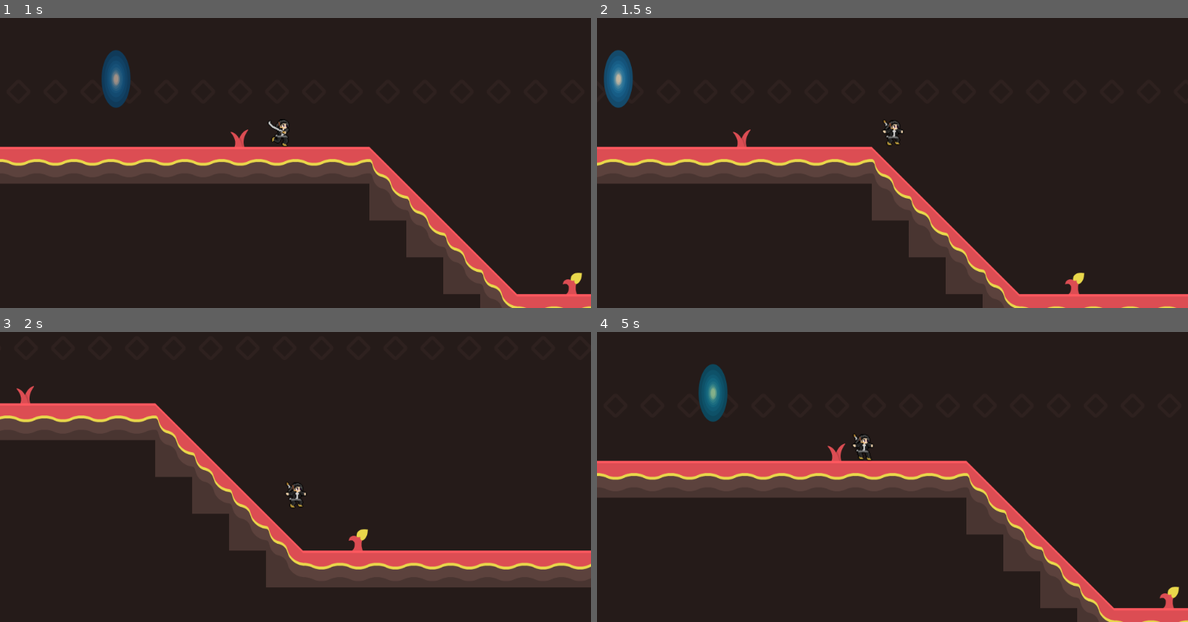
Above: before the commit, frames 1-4 (two rows, left to right).
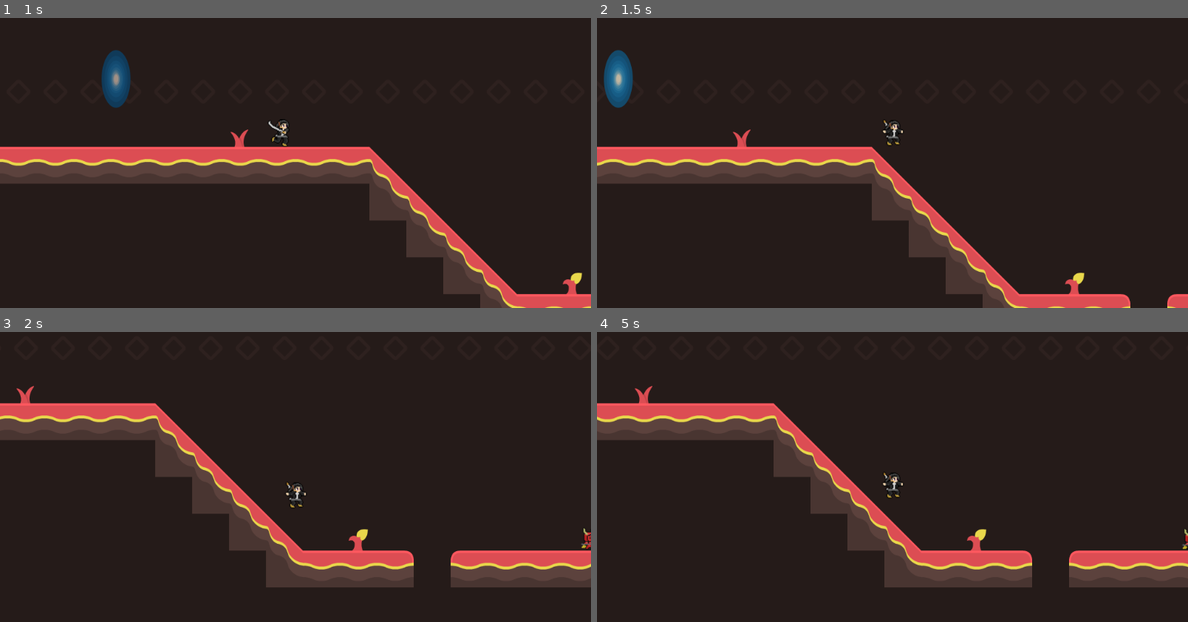
Above: after the commit, the same moments.

Repository: Lukasj892/04-2D-Platformer
Game: Godot game, scene res://Levels/Level1.tscn
Same seed, same stepped clock (60 frames per second), same inputs: the game is played once before the commit and once after it.
Inputs:
- Up to frame 1 (1 s): tap Space (attack) at 0.6 s; tap W (jump) at 0.77 s
- Up to frame 2 (1.5 s): tap Space (attack) at 1.35 s
- Up to frame 3 (2 s): tap W (jump) at 1.52 s
- Up to frame 4 (5 s): tap Space (attack) every 0.75 s from 2.1 to 4.35 s; tap W (jump) at 3.02, 3.77, 4.52 s

Frame 1 is identical in both runs. In frame 2, 0.3% of the frame differs, in the area x 88-98%, y 95-100%; in frame 3, 0.9%; in frame 4, 25%, in the area x 0-100%, y 10-100%.

Commit message:
Ver 2
Added an Enemy (Same from the Unity Version). Enemy can kill and be killed.

Diff:
--- /dev/null
+++ b/Enemy/Lancer.gd
@@ -0,0 +1,37 @@
+extends KinematicBody2D
+
+var is_moving_left = true
+
+var gravity = 32
+var velocity = Vector2.ZERO
+
+var speed = 256
+
+# warning-ignore:unused_argument
+func _physics_process(delta):
+	MoveCharacter()
+	DetectTurnAround()
+
+func MoveCharacter():
+	if is_moving_left:
+		velocity.x = -speed
+	else:
+		velocity.x = speed
+
+	velocity.y += gravity
+
+	velocity = move_and_slide(velocity, Vector2.UP)
+
+func DetectTurnAround():
+	if not $RayCast2D.is_colliding() and is_on_floor():
+		if is_moving_left:
+			is_moving_left = false
+		else:
+			is_moving_left = true
+		scale.x = -scale.x
+		print("Enemy turn around pls.")
+
+
+func _on_DetectPlayer_body_entered(body): #Connected to DetectPlayer (Area2D object)
+	if body.name == "Player":
+		get_tree().reload_current_scene()
--- /dev/null
+++ b/Enemy/Lancer.tscn
@@ -0,0 +1,48 @@
+[gd_scene load_steps=7 format=2]
+
+[ext_resource path="res://Enemy/Lancer.gd" type="Script" id=1]
+[ext_resource path="res://Assets/Lancer/LancerLeft.png" type="Texture" id=2]
+[ext_resource path="res://Assets/Lancer/LancerLeft2.png" type="Texture" id=3]
+
+[sub_resource type="SpriteFrames" id=1]
+animations = [ {
+"frames": [ ExtResource( 3 ), ExtResource( 2 ) ],
+"loop": true,
+"name": "Move",
+"speed": 12.0
+} ]
+
+[sub_resource type="RectangleShape2D" id=2]
+extents = Vector2( 15.5, 13.5 )
+
+[sub_resource type="RectangleShape2D" id=3]
+extents = Vector2( 10.5, 15 )
+
+[node name="Lancer" type="KinematicBody2D"]
+collision_layer = 2
+script = ExtResource( 1 )
+
+[node name="AnimatedSprite" type="AnimatedSprite" parent="."]
+scale = Vector2( 1.5, 1.5 )
+frames = SubResource( 1 )
+animation = "Move"
+frame = 1
+playing = true
+
+[node name="CollisionShape2D" type="CollisionShape2D" parent="."]
+position = Vector2( 0.5, 3.75 )
+scale = Vector2( 1.5, 1.5 )
+shape = SubResource( 2 )
+
+[node name="RayCast2D" type="RayCast2D" parent="."]
+position = Vector2( -27, -6 )
+enabled = true
+cast_to = Vector2( 0, 115 )
+
+[node name="DetectPlayer" type="Area2D" parent="."]
+
+[node name="CollisionShape2D" type="CollisionShape2D" parent="DetectPlayer"]
+position = Vector2( -12.5, 3 )
+shape = SubResource( 3 )
+
+[connection signal="body_entered" from="DetectPlayer" to="." method="_on_DetectPlayer_body_entered"]
--- a/Levels/Level1.tscn
+++ b/Levels/Level1.tscn
@@ -7,6 +7,7 @@
 [ext_resource path="res://Levels/Camera.tscn" type="PackedScene" id=5]
 [ext_resource path="res://Assets/Tiles.png" type="Texture" id=6]
 [ext_resource path="res://Levels/Spawn.gd" type="Script" id=7]
+[ext_resource path="res://Enemy/Lancer.tscn" type="PackedScene" id=8]
 
 [sub_resource type="TileSet" id=1]
 0/name = "Tiles.png 0"
@@ -464,7 +465,7 @@
 tile_set = SubResource( 13 )
 collision_friction = 0.0
 format = 1
-tile_data = PoolIntArray( -65550, 0, 0, 393215, 0, 0, 327680 …(400 unchanged characters)…  0, 589838, 1, 0, 589839, 1, 0, 589840, 1, 0, 589841, 1, 0, 589842, 1, 0, 589843, 1, 0, 589844, 1, 0, 589845, 1, 0, 589846, 1, 0, 589847, 1, 0, 589848, 2, 0, 589850, 4, 0, 589851, 5, 0, 589852, 6, 0, 589854, 3, 0, 589856, 0, 0, 589857, 1, 0, 589858, 1, 0, 589859, 1, 0, 589860, 1, 0, 589861, 1, 0, 589862, …(175 unchanged characters)…
+tile_data = PoolIntArray( -65550, 0, 0, 393215, 0, 0, 327680 …(400 unchanged characters)…  0, 589838, 1, 0, 589839, 1, 0, 589840, 2, 0, 589842, 0, 0, 589843, 1, 0, 589844, 1, 0, 589845, 1, 0, 589846, 1, 0, 589847, 1, 0, 589848, 1, 0, 589849, 1, 0, 589850, 1, 0, 589851, 1, 0, 589852, 1, 0, 589853, 1, 0, 589854, 1, 0, 589855, 1, 0, 589856, 1, 0, 589857, 2, 0, 589859, 0, 0, 589860, 1, 0, 589861, 1, 0, 589862, …(175 unchanged characters)…
 
 [node name="Foreground" type="TileMap" parent="."]
 tile_set = SubResource( 14 )
@@ -477,4 +478,7 @@
 [node name="Camera" parent="." instance=ExtResource( 5 )]
 process_mode = 0
 
+[node name="Lancer" parent="." instance=ExtResource( 8 )]
+position = Vector2( 1459, 551 )
+
 [connection signal="body_entered" from="Exit_to_2" to="Exit_to_2" method="_on_Exit_body_entered"]
--- a/Player/Attacking.gd
+++ b/Player/Attacking.gd
@@ -25,10 +25,9 @@
 
 
 
-
-func DoDamage():
-	pass
+func _on_AnimatedSprite_animation_finished():
+	SM.set_state("Moving")
 
 
-func _on_AnimatedSprite_animation_finished():
-	SM.set_state("Moving")
+func _on_DetectEnemy_body_entered(body):
+	body.queue_free()
--- a/Player/Player.gd
+++ b/Player/Player.gd
@@ -30,12 +30,16 @@
 	velocity.x = clamp(velocity.x,-max_move,max_move)
 
 	if position.y > Global.death_zone:
-		queue_free()
+		get_tree().reload_current_scene()
 
 	if Input.is_action_just_pressed("attack") and is_on_floor():
 		SM.set_state("Attacking")
 
 
+	if SM.state_name == "Attacking":
+		$DetectEnemy/CollisionShape2D.disabled = false
+	else:
+		$DetectEnemy/CollisionShape2D.disabled = true
 
 func is_moving():
 	return true
--- a/Player/Player.tscn
+++ b/Player/Player.tscn
@@ -51,8 +51,12 @@
 [sub_resource type="RectangleShape2D" id=15]
 extents = Vector2( 16.5, 24 )
 
+[sub_resource type="RectangleShape2D" id=16]
+extents = Vector2( 26.5, 14.5 )
+
 [node name="Player" type="KinematicBody2D"]
 position = Vector2( 200, 200 )
+collision_layer = 2
 script = ExtResource( 9 )
 
 [node name="AnimatedSprite" type="AnimatedSprite" parent="."]
@@ -94,5 +98,15 @@
 [node name="Attacking" type="Node" parent="StateMachine"]
 script = ExtResource( 19 )
 
+[node name="DetectEnemy" type="Area2D" parent="."]
+collision_layer = 2
+collision_mask = 3
+
+[node name="CollisionShape2D" type="CollisionShape2D" parent="DetectEnemy"]
+position = Vector2( 43.5, 3.5 )
+shape = SubResource( 16 )
+disabled = true
+
 [connection signal="animation_finished" from="AnimatedSprite" to="StateMachine/Attacking" method="_on_AnimatedSprite_animation_finished"]
 [connection signal="timeout" from="StateMachine/Coyote/Timer" to="StateMachine/Coyote" method="_on_Timer_timeout"]
+[connection signal="body_entered" from="DetectEnemy" to="StateMachine/Attacking" method="_on_DetectEnemy_body_entered"]
Not shown: 1 places in Levels/Level1.tscn that only renumber resources
Not shown: 1 places in Player/Player.tscn that only renumber resources
